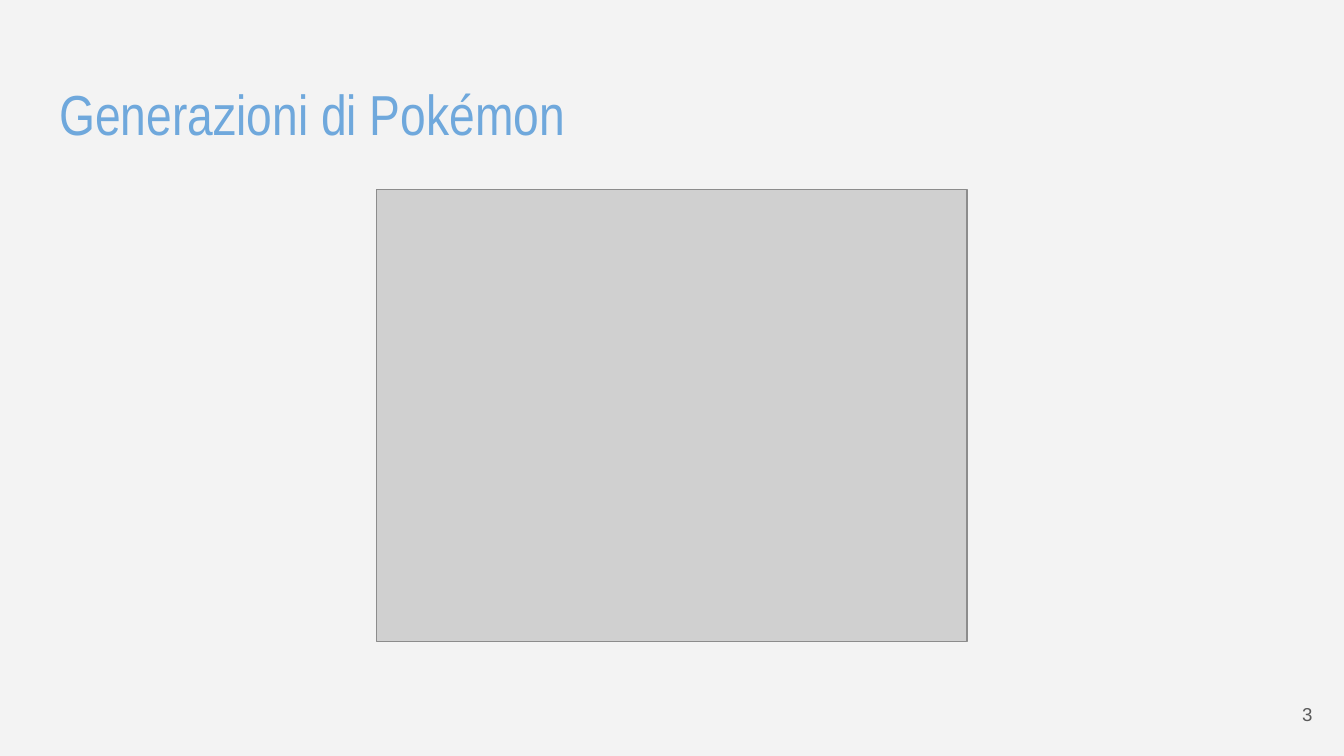
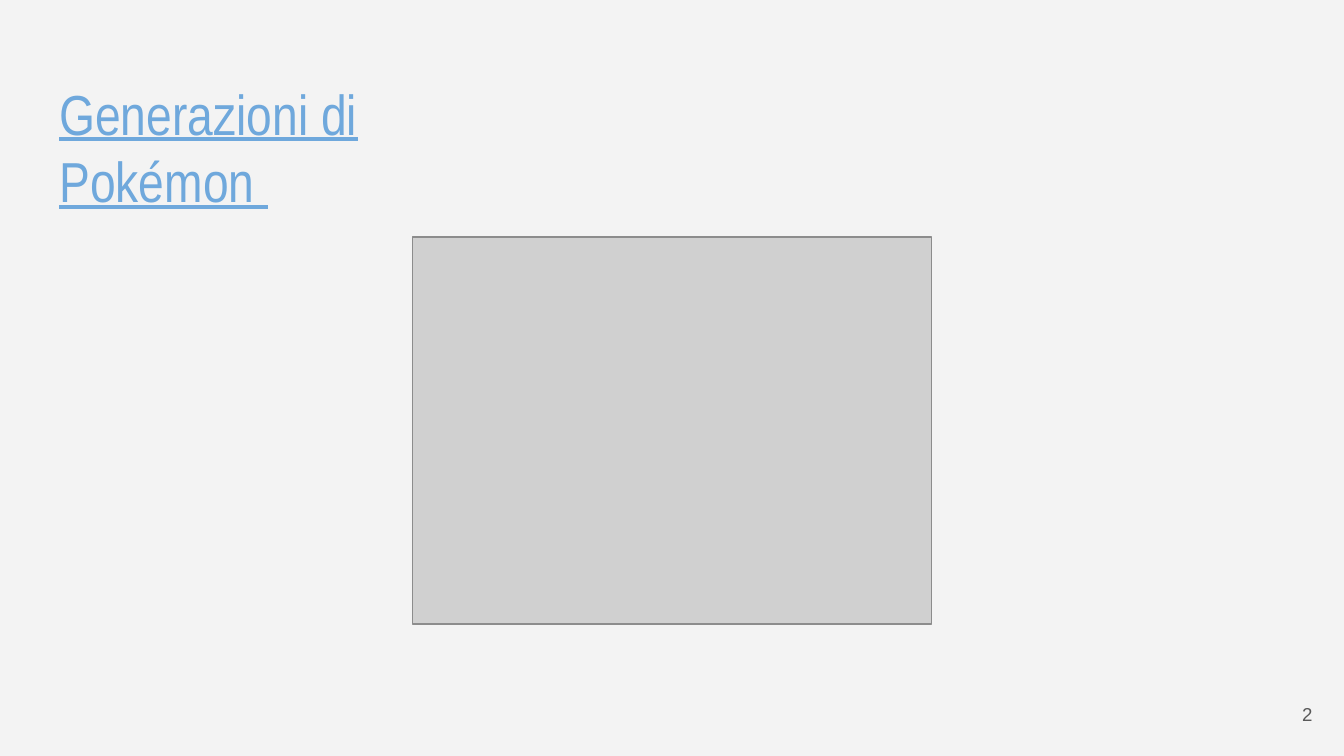
Before and after one commit to Mantotheale/PokemonScientificVisualization, a slide deck: slide 3 of Pokemon - Visualizzazione Scientifica.pptx. Drawn at 1344x756 pixels with LibreOffice and Linux fonts; fonts in the diff are those of the drawing; grey boxes stand for pictures. Boxes give left, top, right and bottom in pixels: in the first picture for what was removed or moved away, otherwise in the second. Text is boxed around its words. In the diff, an @@ line names an element or a change of style, - is before the commit and + after.

```diff
--- a/Pokemon - Visualizzazione Scientifica.pptx
+++ b/Pokemon - Visualizzazione Scientifica.pptx
@@ title "Generazioni di Pokémon" at bbox=[59, 94, 357, 209]: underline on @@
@@ picture: place and size @@
-picture at bbox=[376, 190, 966, 641]
+picture at bbox=[413, 238, 931, 625]
@@ text at bbox=[1302, 708, 1312, 721]: text changed @@
-3
+2
```
Also in this commit, not shown: 15 other slides changed, 5 slides added, 1 slide removed, 1 other file.
